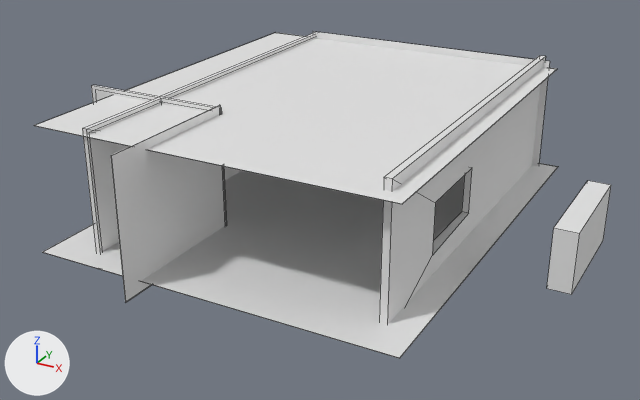
One commit to the Blender file Assets/3DAsset/Room.blend: the scene before it, then after it.
The view is the same before and after, from a 50 mm lens placed at (7.34, -13.22, 6.89), pointed at (0.17, -0.16, 0.37). Arrows for +X, +Y and +Z are at lower left; the lights stay in place. Mesh edges are drawn as thin lines.

The older version as bpy lines, for what is in view:
```python
me_plane = bpy.data.meshes.new('Plane')
me_plane.from_pydata([(-1.0, -1.0, 0.0), (1.0, -1.0, 0.0), (-1.0, 1.0, 0.0), (1.0, 1.0, 0.0), (-1.0, -1.0, -0.01), (1.0, -1.0, -0.01), (-1.0, 1.0, -0.01), (1.0, 1.0, -0.01)], [], [(0, 1, 3, 2), (4, 6, 7, 5), (0, 2, 6, 4), (1, 0, 4, 5), (3, 1, 5, 7), (2, 3, 7, 6)])
me_plane_003 = bpy.data.meshes.new('Plane.003')
me_plane_003.from_pydata([(-1.0, -1.0, 0.0), (1.0, -1.0, 0.0), (-1.0, 1.0, 0.0), (1.0, 1.0, 0.0), (-1.0, -1.0, -0.01), (1.0, -1.0, -0.01), (-1.0, 1.0, -0.01), (1.0, 1.0, -0.01)], [], [(0, 1, 3, 2), (4, 6, 7, 5), (0, 2, 6, 4), (1, 0, 4, 5), (3, 1, 5, 7), (2, 3, 7, 6)])
me_plane_005 = bpy.data.meshes.new('Plane.005')
me_plane_005.from_pydata(...)  # 80 vertices, 48 faces; spans x -1.03..1.03, y -1.03..1.03, z -1.95..5.82
ob_plane = bpy.data.objects.new('Plane', me_plane)
ob_plane.location = (0.0, 0.45, 0.0)
ob_plane.scale = (3.33, 4.09, 1.0)
ob_plane_003 = bpy.data.objects.new('Plane.003', me_plane_003)
ob_plane_003.location = (-0.22, 0.6, 2.1)
ob_plane_003.rotation_euler = (3.142, 0.0, 0.0)  # degrees (180, 0, 0)
ob_plane_003.scale = (3.33, 3.84, 1.0)
ob_plane_004 = bpy.data.objects.new('Plane.004', me_plane_005)
ob_plane_004.location = (-2.63, -1.24, 0.95)
ob_plane_004.rotation_euler = (-1.571, 1.571, 0.0)  # degrees (-90, 90, 0)
ob_plane_004.scale = (1.23, 1.4, 1.0)
# also in view: 'Plane.006' at (0.22, 4.38, 1.03); 'Plane.005' at (-1.19, -2.64, 1.04); 'Plane.002' at (2.75, 0.82, 1.0); 'Cube.001' at (4.9, -0.4, 0.87)
```
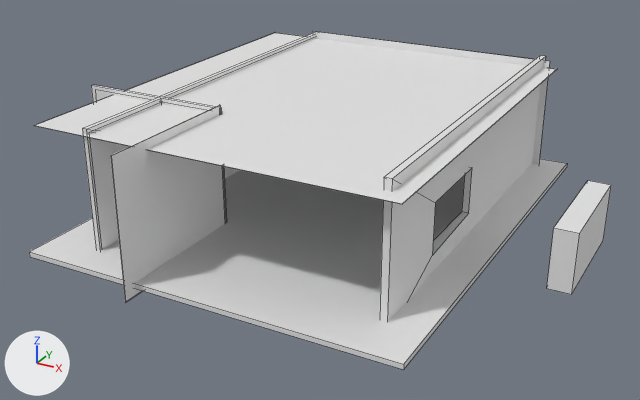
Changed parts and their boxes (x1, y1, x2, y2) in the pictures (640 x 400 px; the box of a moved part takes in the faces that stretch with it):
'Plane', reshaped (8% taller): before (43, 163, 558, 358); after (29, 159, 567, 370)
part 1 of me_plane, added: after (29, 159, 567, 370)
part 2 of me_plane, moved or reshaped (not visible afterwards): before (43, 163, 558, 358)

The change, as a diff of the scene's bpy script:
```diff
--- a/Assets/3DAsset/Room.blend.py
+++ b/Assets/3DAsset/Room.blend.py
@@ me_plane @@
 # used by ob_plane; location = (0.0, 0.45, 0.0); scale = (3.33, 4.09, 1.0)
-me_plane.from_pydata(...)  # 8 vertices, 6 faces; spans x -1.0..1.0, y -1.0..1.0, z -0.01..0.0
+me_plane.from_pydata(...)  # 16 vertices, 12 faces; spans x -1.04..1.04, y -1.04..1.04, z -0.05..0.04
+# me_plane part 1: a new loose piece, a box spanning x -1.04..1.04, y -1.04..1.04, z -0.05..0.04
+# me_plane part 2
+# 6 faces are deleted
+# 6 new faces join them
```
